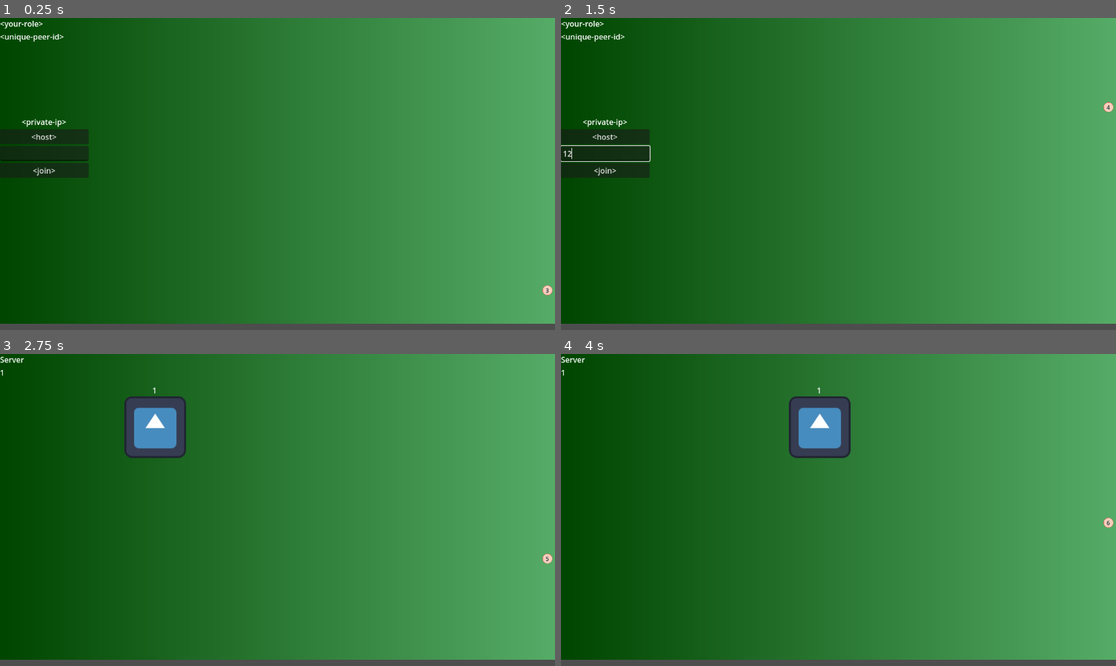
Above: before the commit, frames 1-4 (two rows, left to right).
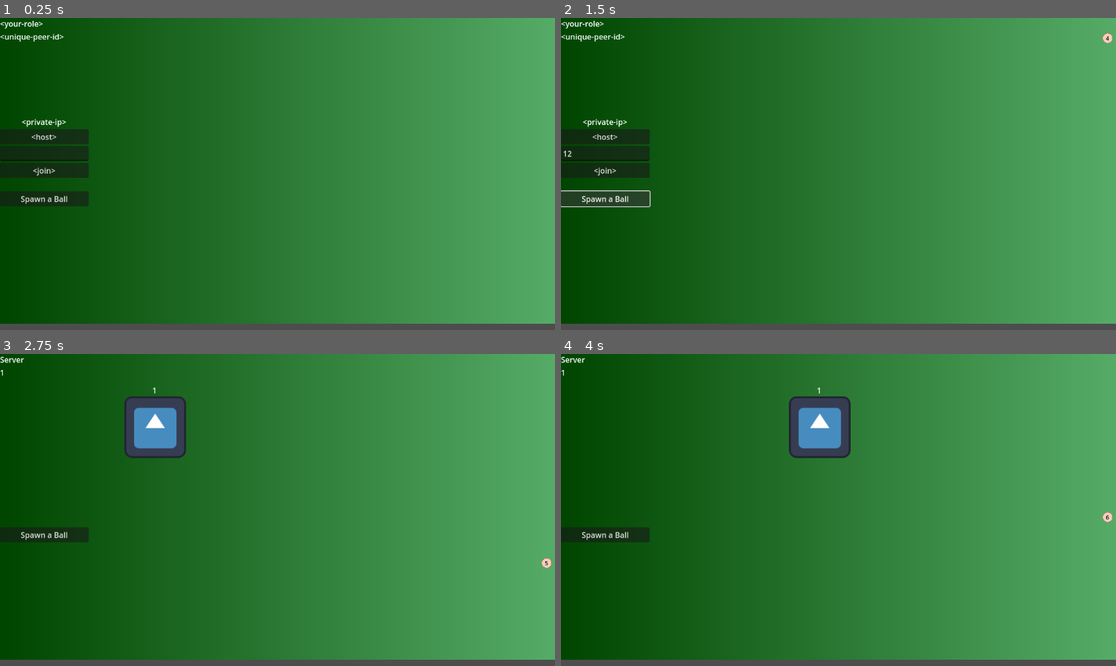
Above: after the commit, the same moments.

Repository: Boyquotes/team-wiitanks-godot-4-networking
Game: Godot game, scene res://scenes/game.tscn
Two runs of this game, one before a commit and one after it. Both use one fixed random seed, a clock stepped at 60 frames per second and the inputs below. The engine's default icon, where the game draws it, is replaced by a stand-in: a white triangle on a blue panel in a dark square.
Inputs (mouse positions are in pixels of both pictures, inside the frame that each line leads up to):
- Up to frame 1 (0.25 s): no input
- Up to frame 2 (1.5 s): click (605, 152) at 0.52 s; type "12" at 0.6 s; click (605, 198) at 1.25 s, where only the run after the commit has a clickable "Spawn a Ball"
- Up to frame 3 (2.75 s): click "<host>" at 2 s
- Up to frame 4 (4 s): tap Enter at 2.75 s; move the mouse to (960, 494) at 2.77 s; hold Right (ui_right) 2.78-3.5 s; hold Shift 2.78-3.5 s; click (960, 494) at 2.92 s; drag from (727, 525) to (810, 572) at 3.52 s

The runs differ from the first frame. In frame 1, 0.8% of the frame differs, in the area x 0-100%, y 55-89%; in frame 2, 1.1%, in the area x 0-100%, y 4-61%; in frame 3, 0.8%; in frame 4, 0.8%.
Error in both runs: Out of bounds get index '5' (on base: 'PackedStringArray') (res://scripts/main.gd:19)

Commit message:
synchronizing spawning a ball w/ multiplayerSpawner for GH-4

Diff:
--- a/scenes/game.tscn
+++ b/scenes/game.tscn
@@ -1,7 +1,6 @@
-[gd_scene load_steps=5 format=3 uid="uid://rtubar74irss"]
+[gd_scene load_steps=4 format=3 uid="uid://rtubar74irss"]
 
 [ext_resource type="Script" path="res://scripts/main.gd" id="1_v7up0"]
-[ext_resource type="PackedScene" uid="uid://c4d6lrob6hkjb" path="res://scenes/ball.tscn" id="2_5y0q0"]
 
 [sub_resource type="Gradient" id="Gradient_ma7mq"]
 colors = PackedColorArray(0, 0.273376, 0, 1, 0.336974, 0.67554, 0.406626, 1)
@@ -29,13 +28,10 @@
 layout_mode = 2
 text = "<unique-peer-id>"
 
-[node name="ball-scene" parent="." instance=ExtResource("2_5y0q0")]
-position = Vector2(0, 204)
-
 [node name="container-menu" type="VBoxContainer" parent="."]
 offset_top = 204.0
 offset_right = 184.0
-offset_bottom = 365.0
+offset_bottom = 435.0
 
 [node name="ip-display-label" type="Label" parent="container-menu"]
 layout_mode = 2
@@ -53,5 +49,16 @@
 layout_mode = 2
 text = "<join>"
 
+[node name="button-spawn-ball" type="Button" parent="."]
+offset_top = 360.0
+offset_right = 184.0
+offset_bottom = 391.0
+text = "Spawn a Ball"
+
+[node name="MultiplayerSpawner" type="MultiplayerSpawner" parent="."]
+_spawnable_scenes = PackedStringArray("res://scenes/ball.tscn")
+spawn_path = NodePath("..")
+
 [connection signal="pressed" from="container-menu/button-host" to="." method="_on_buttonhost_pressed"]
 [connection signal="pressed" from="container-menu/button-join" to="." method="_on_buttonjoin_pressed"]
+[connection signal="pressed" from="button-spawn-ball" to="." method="_on_buttonspawnball_pressed"]
--- a/scripts/ball.gd
+++ b/scripts/ball.gd
@@ -16,7 +16,7 @@
 	position = Vector2(viewport_x * random.randf(), viewport_y * random.randf())
 
 
-func _physics_process(delta):
+func _physics_process(_delta):
 	# move in a sinusoidal fashion along the x axis
 	var msecs:int = Time.get_ticks_msec();
 	#var new_pos:float = sin(msecs / period) * amplitude
--- a/scripts/main.gd
+++ b/scripts/main.gd
@@ -49,6 +49,13 @@
 			add_player_character(new_peer_id)
 	)
 
+func _on_buttonspawnball_pressed():
+
+	# instantiate a ball object in the main scene
+	var ball_object := preload("res://scenes/ball.tscn").instantiate()
+
+
+	add_child(ball_object)
 
 func _on_buttonjoin_pressed():
 
